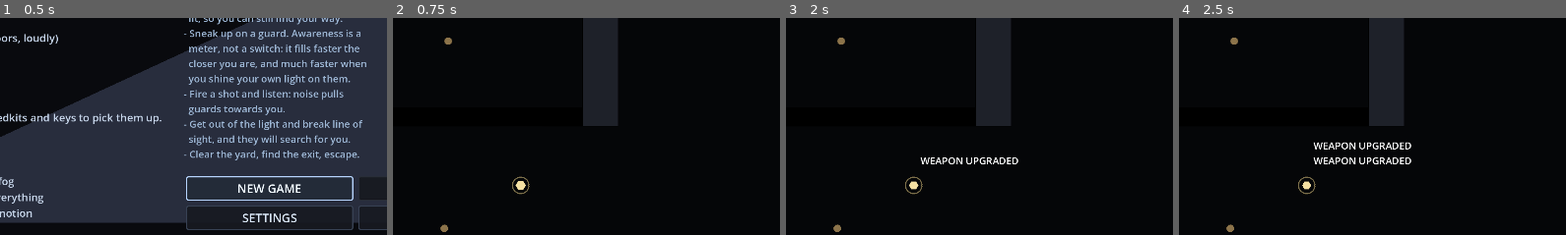
Above: before the commit, frames 1-4 (left to right).
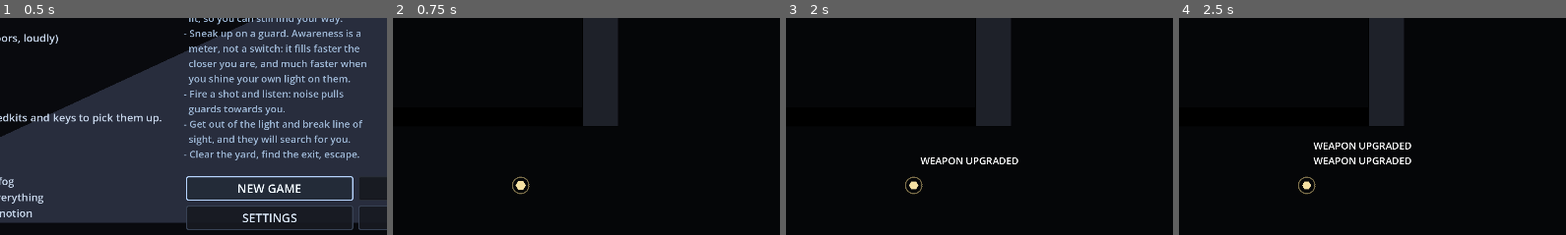
Above: after the commit, the same moments.

Repository: ThunderComplex/irregoulash
Game: Godot game, scene res://src/ui/title_screen.tscn
The game is run twice, just before and just after one commit, with the same random seed, the same clock (stepped at 60 frames per second) and the same inputs.
Inputs (mouse positions are % of the whole screen's width and height, from its top left):
- Up to frame 1 (0.5 s): no input
- Up to frame 2 (0.75 s): click "NEW GAME" at 0.5 s
- Up to frame 3 (2 s): tap Enter (ui_accept) at 1.25, 1.52 s; move the mouse to (72, 44) at 1.27 s; hold D (move_right) from 1.28 s (still down); hold Q (ability_1) from 1.28 s (still down); click (72, 44) at 1.42 s
- Up to frame 4 (2.5 s): release D (move_right) at 2 s; release Q (ability_1) at 2 s; drag from (29, 54) to (42, 89) at 2.02 s
The pictures show only the part of the screen within x 26-75%, y 50-100%; the shares and areas given below are measured in that part.

Frame 1 is identical in both runs. In frame 2, 0.1% of the frame differs, in the area x 12-16%, y 9-99%; in frame 3, 0.1%; in frame 4, 0.1%.

Commit message:
floor texture

Diff:
--- a/dev/surface_lab.tscn
+++ b/dev/surface_lab.tscn
@@ -18,7 +18,7 @@
 level_title = "SURFACE LAB"
 objective = "Judge the tiling, the rim and the floor."
 wall_surface_id = "wood"
-floor_surface_id = "wood_floor"
+floor_surface_id = "stone_tile_floor"
 
 [node name="PlayerSpawn" type="Marker2D" parent="." unique_id=1948085861]
 position = Vector2(700, 620)
@@ -48,29 +48,26 @@
 color = Color(1, 0.86, 0.62, 1)
 radius = 460.0
 energy = 1.1
-flicker = false
 
 [node name="FloorPool" parent="Lamps" unique_id=1253493457 instance=ExtResource("3_lamp")]
-position = Vector2(820, 620)
+position = Vector2(773, 564)
 color = Color(0.95, 0.9, 0.78, 1)
 radius = 320.0
 energy = 1.0
-flicker = false
 
 [node name="CoolBlock" parent="Lamps" unique_id=165350966 instance=ExtResource("3_lamp")]
 position = Vector2(260, 170)
 color = Color(0.72, 0.82, 1, 1)
 radius = 300.0
 energy = 0.95
-flicker = false
 
 [node name="StubLight" parent="Lamps" unique_id=557404963 instance=ExtResource("3_lamp")]
 position = Vector2(1120, 480)
 color = Color(1, 0.9, 0.75, 1)
 radius = 220.0
 energy = 0.8
-flicker = false
 
 [node name="Nav" type="NavigationRegion2D" parent="." unique_id=1960334191]
+visible = false
 navigation_polygon = SubResource("NavigationPolygon_6qfs5")
 metadata/navmesh_hash = 3636651560
--- a/src/levels/lamp.gd
+++ b/src/levels/lamp.gd
@@ -76,6 +76,8 @@
 		if _los_timer <= 0.0:
 			_los_timer = LOS_INTERVAL
 			_visible = _is_visible_to_player()
+
+	_fixture.visible = _visible
 	_lit = move_toward(_lit, 1.0 if _visible else 0.0, visibility_fade * delta)
 
 	if _lit <= 0.0:
@@ -106,8 +108,8 @@
 	if player == null:
 		# No player at all (a test scene, or the title screen): leave lamps on.
 		return true
-	if global_position.distance_squared_to(player.global_position) <= radius * radius:
-		return true
+	#if global_position.distance_squared_to(player.global_position) <= radius * radius:
+		#return true
 	var space: PhysicsDirectSpaceState2D = get_world_2d().direct_space_state
 	if space == null:
 		return true
--- a/src/levels/lamp.tscn
+++ b/src/levels/lamp.tscn
@@ -1,6 +1,6 @@
-[gd_scene load_steps=4 format=3]
+[gd_scene format=3 uid="uid://ua2oydxot8u7"]
 
-[ext_resource type="Script" path="res://src/levels/lamp.gd" id="1_lamp"]
+[ext_resource type="Script" uid="uid://tvo3tprjf6k5" path="res://src/levels/lamp.gd" id="1_lamp"]
 
 [sub_resource type="Gradient" id="Gradient_radial"]
 offsets = PackedFloat32Array(0, 0.55, 1)
@@ -14,11 +14,24 @@
 fill_from = Vector2(0.5, 0.5)
 fill_to = Vector2(1, 0.5)
 
-[node name="Lamp" type="Node2D"]
+[sub_resource type="CanvasItemMaterial" id="CanvasItemMaterial_4ij5x"]
+light_mode = 1
+
+[node name="Lamp" type="Node2D" unique_id=1901478582]
 script = ExtResource("1_lamp")
+flicker = false
 
-[node name="Light" type="PointLight2D" parent="."]
+[node name="Light" type="PointLight2D" parent="." unique_id=325443943]
+z_index = 3
+color = Color(1, 0.85, 0.58, 1)
+energy = 0.9
+shadow_enabled = true
 texture = SubResource("GradientTexture2D_radial")
-texture_scale = 1.484
+texture_scale = 1.484375
 
-[node name="Fixture" type="Polygon2D" parent="."]
+[node name="Fixture" type="Polygon2D" parent="." unique_id=1968777422]
+modulate = Color(0.55, 0.5, 0.4, 1)
+z_index = 3
+material = SubResource("CanvasItemMaterial_4ij5x")
+color = Color(1, 0.90250003, 0.727, 1)
+polygon = PackedVector2Array(7, 0, 6.0621777, 3.5, 3.4999998, 6.062178, -3.059797e-07, 7, -3.5000005, 6.0621777, -6.0621777, 3.5000005, -7, -6.119594e-07, -6.0621777, -3.4999998, -3.4999993, -6.062178, 8.347416e-08, -7, 3.4999993, -6.062178, 6.062177, -3.5000012)
--- a/src/levels/level.gd
+++ b/src/levels/level.gd
@@ -69,7 +69,7 @@
 		_refresh_surfaces()
 ## Look of the floor. "plain" draws no floor at all, which is how levels looked before surfaces: the
 ## ground is simply black outside the light.
-@export_enum("plain", "wood_floor") var floor_surface_id: String = "plain":
+@export_enum("plain", "stone_tile_floor") var floor_surface_id: String = "plain":
 	set(value):
 		floor_surface_id = value
 		_refresh_surfaces()
--- a/src/levels/surface_library.gd
+++ b/src/levels/surface_library.gd
@@ -8,9 +8,10 @@
 ## because the look is chosen per level, not per wall.
 
 const WALL_IDS: Array[String] = ["plain", "wood"]
-const FLOOR_IDS: Array[String] = ["plain", "wood_floor"]
+const FLOOR_IDS: Array[String] = ["plain", "stone_tile_floor"]
 
-const WOOD_TEXTURE: String = "res://assets/textures/wall_1.png"
+const WALL_1_TEXTURE: String = "res://assets/textures/wall_1.png"
+const FLOOR_1_TEXTURE: String = "res://assets/textures/floor_1.png"
 
 static var _cache: Dictionary = {}
 
@@ -22,8 +23,8 @@
 	match id:
 		"wood":
 			style = _wood()
-		"wood_floor":
-			style = _wood_floor()
+		"stone_tile_floor":
+			style = _stone_tile_floor()
 		_:
 			# Unknown ids get the flat default rather than null: a typo should look plain, not crash.
 			style = _plain()
@@ -47,7 +48,7 @@
 	var s := SurfaceStyle.new()
 	s.id = &"wood"
 	s.display_name = "Wood"
-	s.albedo = load(WOOD_TEXTURE) as Texture2D
+	s.albedo = load(WALL_1_TEXTURE) as Texture2D
 	s.tile_world = Vector2(64.0, 64.0)
 	# Bright *over* white on purpose. A wall top is shadowed by its own light occluder -- a rectangle's
 	# interior is always behind one of its own edges from any light outside it -- so a lit wall receives
@@ -67,13 +68,13 @@
 
 ## The same grain used as a floor: much larger tiles, much darker, and none of the edge shading (a floor
 ## has no rim and does not drop away at its edges).
-static func _wood_floor() -> SurfaceStyle:
+static func _stone_tile_floor() -> SurfaceStyle:
 	var s := SurfaceStyle.new()
-	s.id = &"wood_floor"
-	s.display_name = "Wood Floor"
-	s.albedo = load(WOOD_TEXTURE) as Texture2D
-	s.tile_world = Vector2(160.0, 160.0)
-	s.tint = Color(0.30, 0.26, 0.22)
+	s.id = &"stone_tile_floor"
+	s.display_name = "Stone Tile Floor"
+	s.albedo = load(FLOOR_1_TEXTURE) as Texture2D
+	s.tile_world = Vector2(128.0, 128.0)
+	s.tint = Color(0.5, 0.5, 0.5, 1.0)
 	# A floor has no edge to be thick at, so none of the edge treatment applies.
 	s.rim_width = 0.0
 	s.rim_boost = 0.0
@@ -81,6 +82,6 @@
 	s.rim_ao_strength = 0.0
 	s.base_band = 0.0
 	s.base_strength = 0.0
-	s.breakup_amount = 0.5
-	s.breakup_scale = 0.17
+	s.breakup_amount = 0.0
+	s.breakup_scale = 0.0
 	return s
Binary file added: assets/textures/floor_1.png
Not shown, added: assets/textures/floor_1.png.import
Binary file changed: assets/textures/wall_1.png
Not shown: 1 places in dev/surface_lab.tscn that only renumber resources
Not shown, changed: assets/src/textures.pxc
Not shown, changed: assets/src/textures.pxc1
